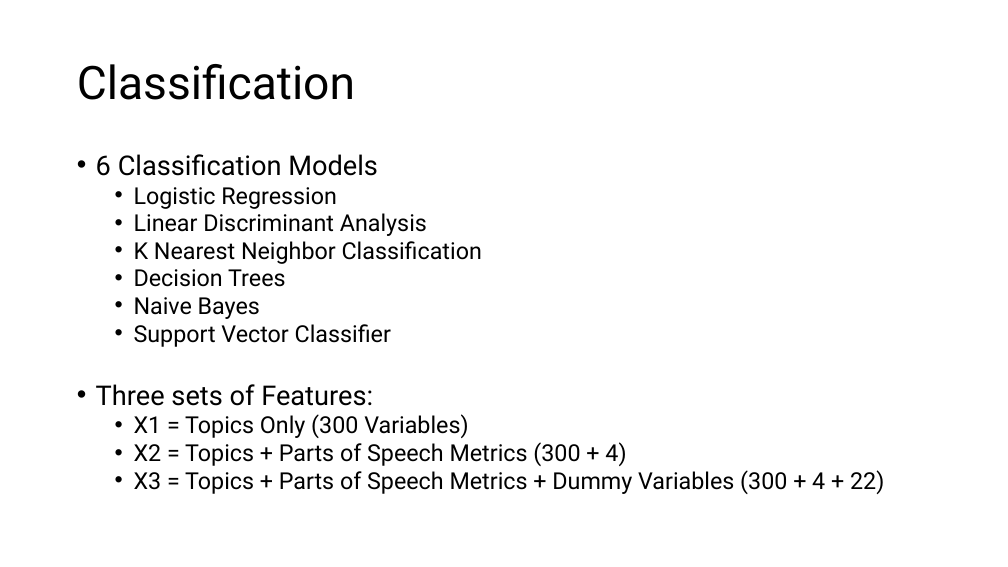
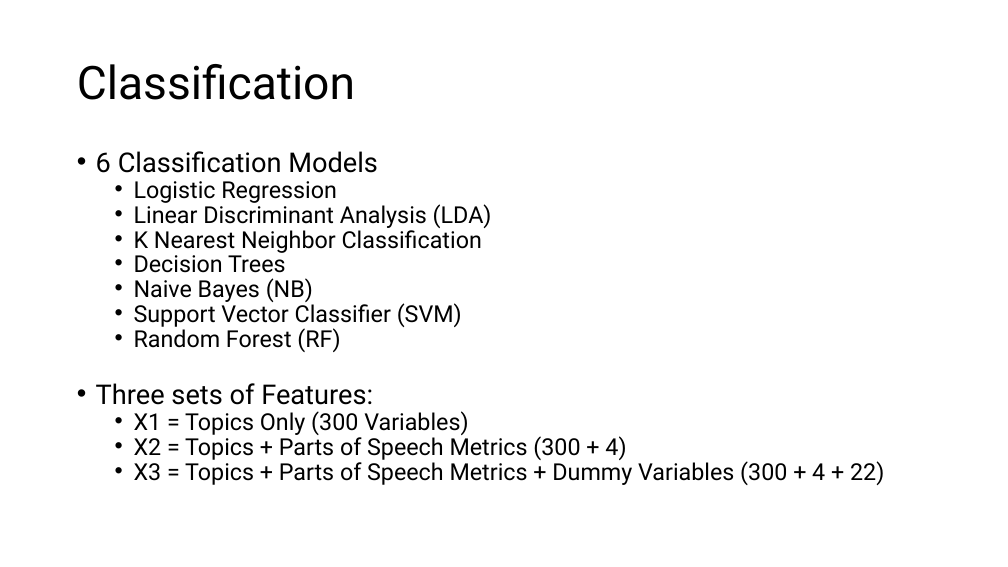
Before and after one commit to chrisgian/Capstone2-NLP-Hotel-Reviews, a slide deck: slide 13 of NLP 2 - Hotel Reviews Deliverable.pptx. Drawn at 1008x567 pixels with LibreOffice and Linux fonts; fonts in the diff are those of the drawing. Boxes give left, top, right and bottom in pixels: in the first picture for what was removed or moved away, otherwise in the second. Text is boxed around its words. In the diff, an @@ line names an element or a change of style, - is before the commit and + after.

```diff
--- a/NLP 2 - Hotel Reviews Deliverable.pptx
+++ b/NLP 2 - Hotel Reviews Deliverable.pptx
@@ text at (96, 151, 884, 485): line spacing 0.8 to 0.7 @@
@@ text at (134, 202, 492, 228): text changed @@
-  • Linear Discriminant Analysis
+  • Linear Discriminant Analysis (LDA)
@@ text at (134, 278, 462, 352): text changed @@
-  • Naive Bayes
-  • Support Vector Classifier
+  • Naive Bayes (NB)
+  • Support Vector Classifier (SVM)
+  • Random Forest (RF)
```
Also in this commit, not shown: 3 other slides changed, 5 slides added, 3 other files.
